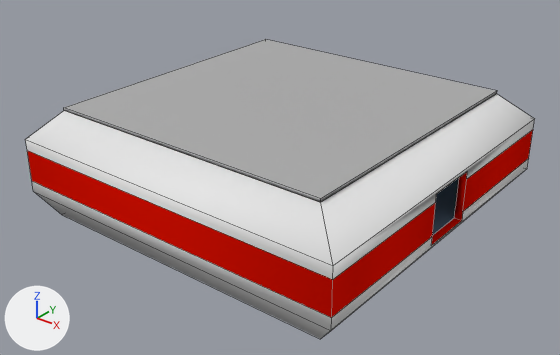
Renders of the Blender file Assets/Prefabs/Rooms/25mRoom 2 door facing each other.blend from each side of a commit.
Rendered twice from a 50 mm camera at (31.6, -40.2, 24.8) aimed at (0.5, -1.3, 0.7). Arrows for +X, +Y and +Z are at lower left; the lights stay in place. Mesh edges are drawn as thin lines.

Objects in the first picture: 'Ceiling', 'Floor', 'Wall'.
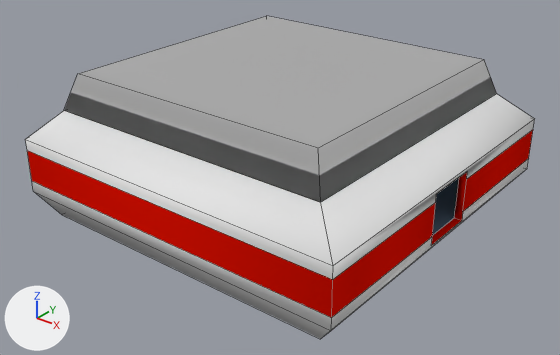
Changed parts and their boxes (x1, y1, x2, y2) in the pictures (560 x 355 px):
'Ceiling', reshaped (14% taller)
    before: (64, 39, 497, 202)
    after: (64, 16, 497, 202)

Patch to the scene script:
```diff
--- a/Assets/Prefabs/Rooms/25mRoom 2 door facing each other.blend.py
+++ b/Assets/Prefabs/Rooms/25mRoom 2 door facing each other.blend.py
@@ me_cube_001 @@
 me_cube_001.from_pydata(...)  # 8 vertices, 6 faces; spans x -1.0..1.0, y -1.0..1.0, z -1.0..1.0
 # used by ob_ceiling; location = (0.0, 0.0, 6.0); scale = (10.8, 10.8, 0.1)
-me_cube_001.vertices[4].co = (1.0, 1.0, 1.0)  # pixel (497, 90)
-me_cube_001.vertices[5].co = (1.0, -1.0, 1.0)  # pixel (320, 198)
-me_cube_001.vertices[6].co = (-1.0, -1.0, 1.0)  # pixel (63, 107)
-me_cube_001.vertices[7].co = (-1.0, 1.0, 1.0)  # pixel (265, 39)
+# me_cube_001 part 1
+me_cube_001.vertices[4].co = (0.92, 0.92, 24.49)  # pixel (484, 59)
+me_cube_001.vertices[5].co = (0.92, -0.92, 24.49)  # pixel (318, 148)
+me_cube_001.vertices[6].co = (-0.92, -0.92, 24.49)  # pixel (77, 73)
+me_cube_001.vertices[7].co = (-0.92, 0.92, 24.49)  # pixel (266, 15)
 me_cube_001.materials.append(mat_material_001)
```
